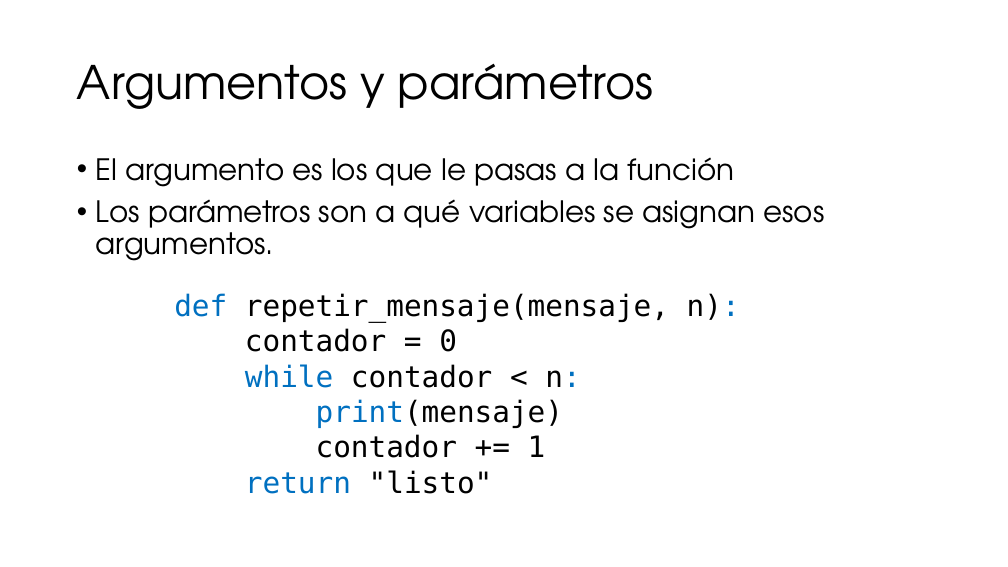
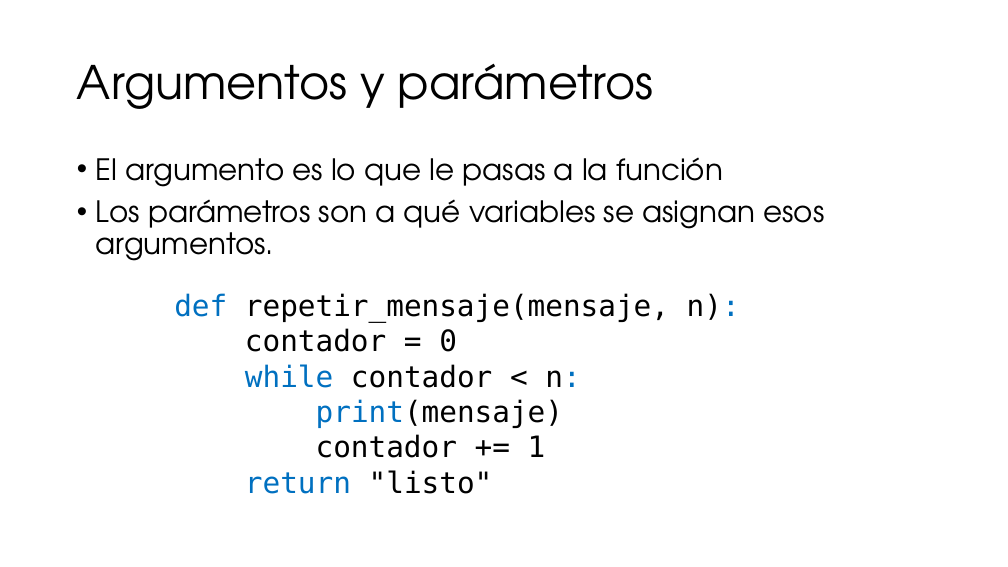
Before and after one commit to ccaballeroh/IntroPython, a slide deck: slide 11 of slides/Programación con Python06.pptx. Drawn at 1008x567 pixels with LibreOffice and Linux fonts; fonts in the diff are those of the drawing. Boxes give left, top, right and bottom in pixels: in the first picture for what was removed or moved away, otherwise in the second. Text is boxed around its words. In the diff, an @@ line names an element or a change of style, - is before the commit and + after.

Commit message:
updated slides

```diff
--- a/slides/Programación con Python06.pptx
+++ b/slides/Programación con Python06.pptx
@@ text at [96,157,723,187]: text changed @@
-• El argumento es los que le pasas a la función
+• El argumento es lo que le pasas a la función
```
Also in this commit, not shown: 2 other slides changed.
